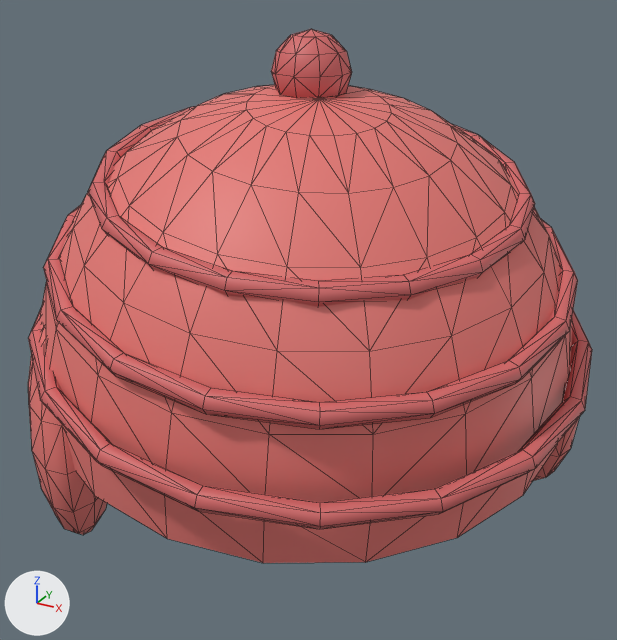
A saved change to the FBX model Assets/CPW/Resources/Models/Clothes/flannel_head.fbx.
Both versions are drawn from a 50 mm camera at (0.97, -1.757, 0.958) aimed at (0.034, -0.055, 0.107). Every picture has the same lights, and +X, +Y and +Z are marked at lower left. The first picture is the older version. Mesh edges are drawn as thin lines. Where no turn or scale is listed for an object, it has been applied to the vertices.

In view in the first picture: 'flannel_head'.
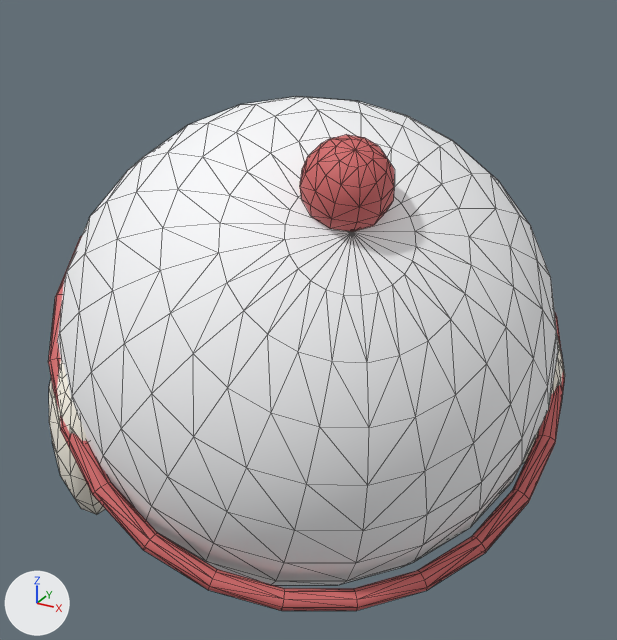
Changed parts and their boxes [x1, y1, x2, y2] in the pictures (617 x 640 px; the box of a moved part takes in the faces that stretch with it):
'flannel_head', reshaped, recoloured (8% narrower): before [28, 29, 592, 563]; after [48, 96, 565, 611]
part 1 of me_flannel_head, moved or reshaped: before [28, 325, 107, 535]; after [300, 135, 395, 232]
part 2 of me_flannel_head, rebuilt: before [40, 85, 572, 563]; after [57, 96, 558, 585]
part 3 of me_flannel_head, rebuilt (67% taller): before [43, 205, 578, 429]; after [48, 236, 565, 611]
part 4 of me_flannel_head, rebuilt: before [533, 418, 579, 481]; after [523, 336, 565, 463]
part 5 of me_flannel_head, added: after [49, 361, 105, 514]
part 6 of me_flannel_head, deleted (red): before [271, 29, 352, 98]
part 7 of me_flannel_head, deleted: before [28, 107, 592, 529]

Diff of the bpy script that builds the scene:
```diff
--- a/Assets/CPW/Resources/Models/Clothes/flannel_head.fbx.py
+++ b/Assets/CPW/Resources/Models/Clothes/flannel_head.fbx.py
@@ mat_t_knit__red_dark @@
+mat_t_knit__red_dark = principled_material('T_knit__red_dark')
+mat_t_knit__red_dark.base_color = (0.659, 0.141, 0.141)  # red #d46969
+mat_t_knit__red_dark.roughness = 0.65
@@ mat_t_fur__cream @@
+mat_t_fur__cream = principled_material('T_fur__cream')
+mat_t_fur__cream.base_color = (1.0, 0.953, 0.839)  # white #fffaec
+mat_t_fur__cream.roughness = 0.65
@@ mat_t_plaid__white @@
+mat_t_plaid__white = principled_material('T_plaid__white')
+mat_t_plaid__white.base_color = (0.961, 0.969, 0.984)  # white #fbfbfd
+mat_t_plaid__white.roughness = 0.65
@@ me_flannel_head @@
 # used by ob_flannel_head; location = (0.0, 0.0, 0.0)
-me_flannel_head.from_pydata(...)  # 689 vertices, 1344 faces; spans x -0.661..0.714, y -0.711..0.654, z -0.42..0.79
-me_flannel_head.materials.append(mat_plaid_red)  # pink #e57873
-me_flannel_head.materials.append(mat_red_dark)  # red #d46969
+me_flannel_head.from_pydata(...)  # 671 vertices, 1304 faces; spans x -0.58..0.638, y -0.62..0.542, z -0.454..0.637
+# me_flannel_head part 1: the loose piece of 86 vertices spanning x -0.599..-0.256, y -0.615..-0.233, z -0.42..0.18 is multiplied about its middle by the matrix ((0.682, 0.302, 0.112), (0.302, 0.576, -0.134), (-0.14, 0.167, 0.259)), then moved by (0.688, 0.114, 0.657), in mat_t_knit__red_dark (red #d46969)
+# me_flannel_head part 2: the loose piece of 141 vertices spanning x -0.661..0.661, y -0.656..0.654, z -0.192..0.669 is rebuilt with 193 vertices and now spans x -0.575..0.622, y -0.618..0.542, z -0.454..0.637, in mat_t_plaid__white (white #fbfbfd)
+# me_flannel_head part 3: the loose piece of 108 vertices spanning x -0.57..0.66, y -0.658..0.551, z 0.151..0.429 is rebuilt with 192 vertices and now spans x -0.487..0.638, y -0.62..0.441, z -0.379..0.532, in mat_t_knit__red_dark (red #d46969)
+# me_flannel_head part 4: the loose piece of 86 vertices spanning x 0.32..0.664, y 0.156..0.539, z -0.42..0.18 is rebuilt with 100 vertices and now spans x 0.28..0.619, y 0.143..0.532, z -0.399..0.127, in mat_t_fur__cream (white #fffaec)
+# me_flannel_head part 5: a new loose piece of 100 vertices spanning x -0.58..-0.241, y -0.578..-0.19, z -0.399..0.127, in mat_t_fur__cream (white #fffaec)
+# me_flannel_head part 6: the loose piece of 52 vertices spanning x -0.055..0.119, y -0.128..0.051, z 0.61..0.79 is deleted
+# me_flannel_head part 7
+# 216 vertices are removed from x -0.624..0.714, y -0.711..0.604, z -0.029..0.576
+# 432 faces are deleted
+me_flannel_head.materials.append(mat_t_plaid__white)  # white #fbfbfd
+me_flannel_head.materials.append(mat_t_knit__red_dark)  # red #d46969
+me_flannel_head.materials.append(mat_t_fur__cream)  # white #fffaec
```
